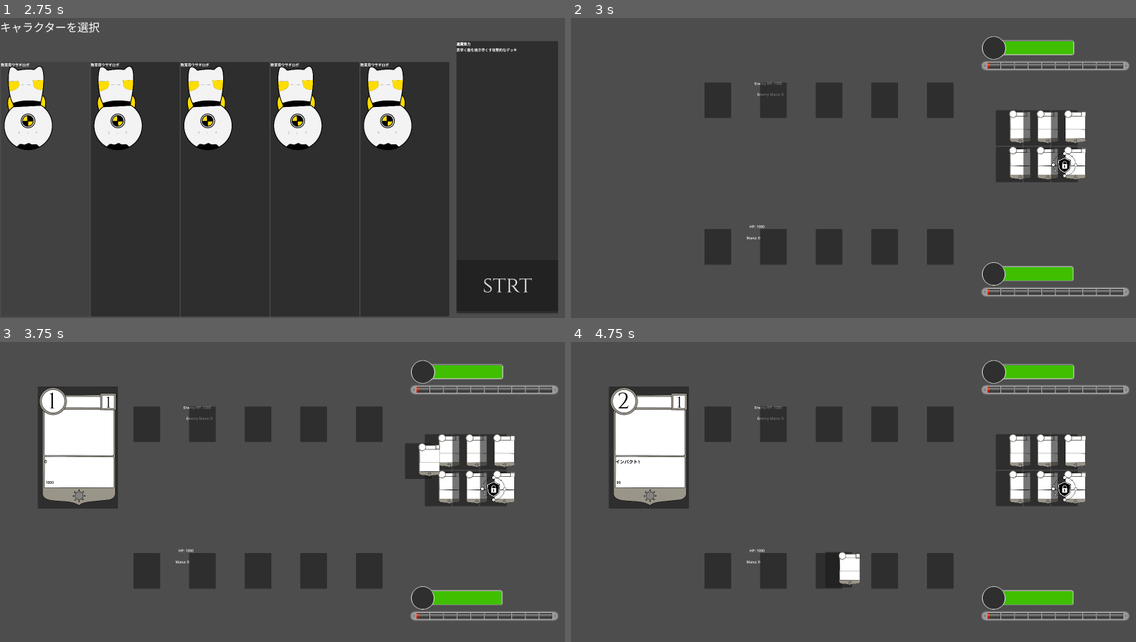
Above: before the commit, frames 1-4 (two rows, left to right).
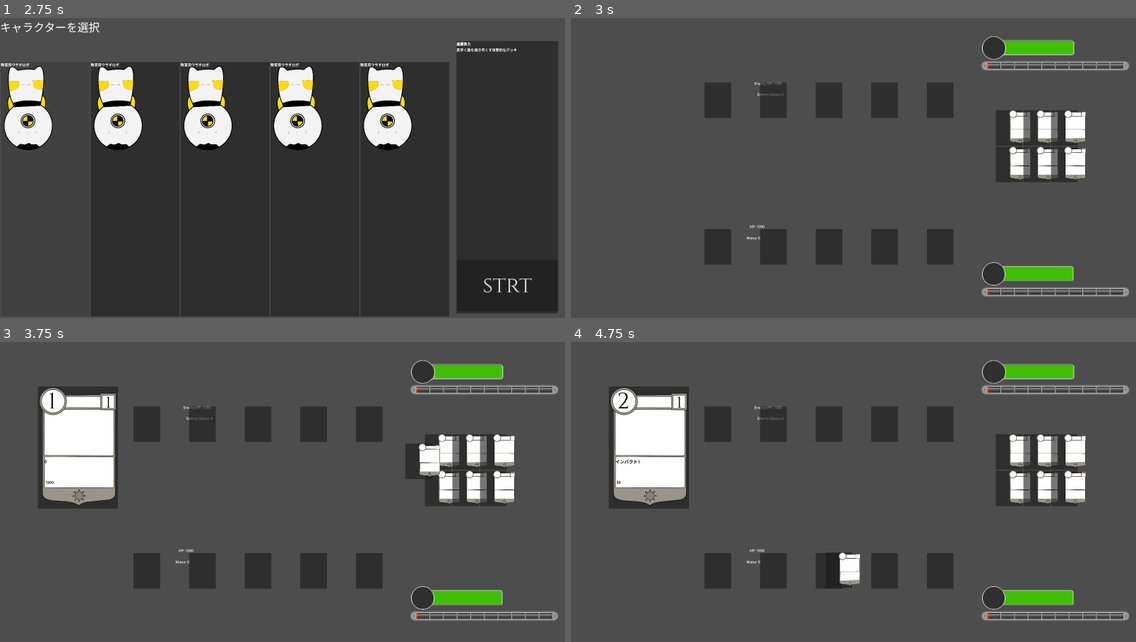
Above: after the commit, the same moments.

Repository: atushikuba0330-star/timesatou-ryou-
Game: Godot game, scene res://menu.tscn
The game is run twice, just before and just after one commit, with the same random seed, the same clock (stepped at 60 frames per second) and the same inputs.
Inputs (mouse positions are in pixels of both pictures, inside the frame that each line leads up to):
- Up to frame 1 (2.75 s): click "ストーリーモード" at 0.5 s; click "エンドレスモード" at 1.25 s; click "教育用ウサギロボ" at 2 s
- Up to frame 2 (3 s): click "strt" at 2.75 s
- Up to frame 3 (3.75 s): tap Enter at 3.5 s; drag from (440, 453) to (339, 426) at 3.52 s
- Up to frame 4 (4.75 s): drag from (1034, 453) to (825, 552) at 4.27 s

Frame 1 is identical in both runs. In frame 2, 0.1% of the frame differs, in the area x 85-90%, y 44-54%; in frame 3, 0.2%; in frame 4, 0.2%, in the area x 47-90%, y 44-82%.

Commit message:
gennzaimadenomono

Diff:
--- a/battle_manager.gd
+++ b/battle_manager.gd
@@ -20,10 +20,11 @@
 		else:
 			CombatResolver.resolve_vs_chanting(self, slot)
 			processed.append(slot)
+			processed.append(enemy)
 
-func finish_card_with_ability(slot):
+func finish_card_with_ability(slot, count_as_win: bool = true):
 	if slot.card:
-		if slot.card.data.element == "火" and slot.is_player:
+		if count_as_win and slot.card.data.element == "火" and slot.is_player:
 			GameData.fire_win_count += 1
 			if GameData.fire_win_count >= 5:
 				GameData.ultimate_unlocked = true
--- a/card/darkEX.tres
+++ b/card/darkEX.tres
@@ -1,6 +1,7 @@
 [gd_resource type="Resource" script_class="CardData" format=3 uid="uid://c6tmj6j0sjybw"]
 
 [ext_resource type="Texture2D" uid="uid://cw74h7vcifj8y" path="res://irasto/ka-do4.png" id="1_vxs2q"]
+[ext_resource type="Texture2D" uid="uid://ctf57vm5kuye0" path="res://irasto/Normal/Ma1a-line-normal/ma1a-purple.png" id="2_1wonp"]
 [ext_resource type="Script" uid="uid://due4uh7gypc27" path="res://script/card_data.gd" id="2_4iayl"]
 
 [resource]
@@ -10,4 +11,5 @@
 cast_time = 1
 ability_value = 10
 is_ultimate = true
+magic_circles = Array[Texture2D]([ExtResource("2_1wonp")])
 icon = ExtResource("1_vxs2q")
--- a/card/fire2.tres
+++ b/card/fire2.tres
@@ -12,6 +12,7 @@
 cast_time = 1
 ability = "インパクト"
 ability_value = 1
+projectile_icon = ExtResource("2_foyme")
 magic_circles = Array[Texture2D]([ExtResource("2_foyme")])
 magic_positions = Array[Vector2]([Vector2(60, 80)])
 icon = ExtResource("1_1ds2u")
--- a/card/fireEX.tres
+++ b/card/fireEX.tres
@@ -2,6 +2,7 @@
 
 [ext_resource type="Texture2D" uid="uid://cw74h7vcifj8y" path="res://irasto/ka-do4.png" id="1_oyfka"]
 [ext_resource type="Script" uid="uid://due4uh7gypc27" path="res://script/card_data.gd" id="2_m66kr"]
+[ext_resource type="Texture2D" uid="uid://bb1um6alfv07w" path="res://irasto/Normal/Ma1a-line-normal/ma1a-red.png" id="2_uwrfj"]
 
 [resource]
 script = ExtResource("2_m66kr")
@@ -11,4 +12,5 @@
 ability = "インパクト"
 ability_value = 5
 is_ultimate = true
+magic_circles = Array[Texture2D]([ExtResource("2_uwrfj")])
 icon = ExtResource("1_oyfka")
--- a/card/hollyEX.tres
+++ b/card/hollyEX.tres
@@ -1,6 +1,7 @@
 [gd_resource type="Resource" script_class="CardData" format=3 uid="uid://bvxtr5t5k6oop"]
 
 [ext_resource type="Texture2D" uid="uid://cw74h7vcifj8y" path="res://irasto/ka-do4.png" id="1_a8mbk"]
+[ext_resource type="Texture2D" uid="uid://dfb6eg3ohv2yo" path="res://irasto/Normal/Ma1a-line-normal/ma1a-yellow.png" id="2_64ua5"]
 [ext_resource type="Script" uid="uid://due4uh7gypc27" path="res://script/card_data.gd" id="2_i7yv3"]
 
 [resource]
@@ -9,4 +10,5 @@
 power = 500
 cast_time = 1
 is_ultimate = true
+magic_circles = Array[Texture2D]([ExtResource("2_64ua5")])
 icon = ExtResource("1_a8mbk")
--- a/card/thunderEX.tres
+++ b/card/thunderEX.tres
@@ -1,6 +1,7 @@
 [gd_resource type="Resource" script_class="CardData" format=3 uid="uid://bgtfiwhmn46n0"]
 
 [ext_resource type="Texture2D" uid="uid://cw74h7vcifj8y" path="res://irasto/ka-do4.png" id="1_j1o3a"]
+[ext_resource type="Texture2D" uid="uid://ddhljlfainhbv" path="res://irasto/Normal/Ma1a-line-normal/ma1a-green.png" id="2_1lw2h"]
 [ext_resource type="Script" uid="uid://due4uh7gypc27" path="res://script/card_data.gd" id="2_xnnye"]
 
 [resource]
@@ -11,4 +12,5 @@
 ability = "スパーク"
 ability_value = 4
 is_ultimate = true
+magic_circles = Array[Texture2D]([ExtResource("2_1lw2h")])
 icon = ExtResource("1_j1o3a")
--- a/card/waterEX.tres
+++ b/card/waterEX.tres
@@ -1,6 +1,7 @@
 [gd_resource type="Resource" script_class="CardData" format=3 uid="uid://brkov6klwb0lx"]
 
 [ext_resource type="Texture2D" uid="uid://cw74h7vcifj8y" path="res://irasto/ka-do4.png" id="1_i0e3l"]
+[ext_resource type="Texture2D" uid="uid://bwlyuthq4dqmk" path="res://irasto/Normal/Ma1a-line-normal/ma1a-skyblue.png" id="2_dadxt"]
 [ext_resource type="Script" uid="uid://due4uh7gypc27" path="res://script/card_data.gd" id="2_riv63"]
 
 [resource]
@@ -11,4 +12,5 @@
 ability = "ミラージュ"
 ability_value = 4
 is_ultimate = true
+magic_circles = Array[Texture2D]([ExtResource("2_dadxt")])
 icon = ExtResource("1_i0e3l")
--- a/combat_resolver.gd
+++ b/combat_resolver.gd
@@ -8,23 +8,28 @@
 static func resolve_pair(battle_manager, a, b) -> void:
 	if a.card == null or b.card == null:
 		return
-
 	var power_a = a.card.get_current_power()
 	var power_b = b.card.get_current_power()
 	var diff = power_a - power_b
 	var tree = battle_manager.get_tree()
 
 	if diff > 0:
-		tree.current_scene.damage_enemy(diff)
+		if a.is_player:
+			tree.current_scene.damage_enemy(diff)
+		else:
+			tree.current_scene.damage_player(diff)
 		b.destroy_card()
 		battle_manager.finish_card_with_ability(a)
 	elif diff < 0:
-		tree.current_scene.damage_player(-diff)
+		if b.is_player:
+			tree.current_scene.damage_enemy(-diff)
+		else:
+			tree.current_scene.damage_player(-diff)
 		a.destroy_card()
 		battle_manager.finish_card_with_ability(b)
 	else:
-		a.destroy_card()
-		b.destroy_card()
+		battle_manager.finish_card_with_ability(a, false)
+		battle_manager.finish_card_with_ability(b, false)
 
 static func resolve_vs_chanting(battle_manager, slot) -> void:
 	var tree = battle_manager.get_tree()
@@ -34,7 +39,7 @@
 	if enemy.shield_value > 0:
 		var diff = max(power, 0)
 		var cut = int(diff * (enemy.shield_value * 0.1))
-		diff = diff - cut
+		diff = max(diff - cut,0)
 		print("シールド発動 残りダメージ:", diff)
 
 		if not slot.is_player:  # プレイヤーのシールドが発動した場合
--- a/project.godot
+++ b/project.godot
@@ -23,6 +23,7 @@
 
 window/size/viewport_width=2540
 window/size/viewport_height=1350
+window/stretch/mode="viewport"
 
 [physics]
 
--- /dev/null
+++ b/script/battle_effects.gd
@@ -0,0 +1,209 @@
+class_name BattleEffects
+extends RefCounted
+
+# 詠唱が完了した瞬間に、飛び道具(projectile.tscn)を1つ画面に出して、
+# 発射位置(from_position)から着地位置(to_position)へ飛ばすための関数。
+
+static func spawn_projectile(tree, texture: Texture2D, from_position: Vector2, to_position: Vector2) -> void:
+	var projectile_scene = preload("res://projectile.tscn")
+	var projectile = projectile_scene.instantiate()
+	tree.current_scene.add_child(projectile)
+	projectile.global_position = from_position
+	if texture:
+		projectile.get_node("TextureRect").texture = texture
+	projectile.fly_to(to_position)
+
+# 全スロットの詠唱チェックが終わったあとに呼ばれる。
+# 「自分と相手が両方同時に詠唱完了したか」を見て、
+# 揃っていれば中間地点でぶつけ、揃っていなければ相手のスロットへ1本飛ばす。
+static func fire_completed_projectiles(tree) -> void:
+	var slots = tree.get_nodes_in_group("slots")
+	var handled = []
+
+	for slot in slots:
+		if slot in handled:
+			continue
+		if not slot.just_completed:
+			continue
+
+		var enemy = slot.enemy_slot
+
+		if enemy.just_completed:
+			# 同時発動：中間地点でぶつける
+			var midpoint = (slot.global_position + enemy.global_position) / 2
+			spawn_projectile(tree, slot.card.data.projectile_icon, slot.global_position, midpoint)
+			spawn_projectile(tree, enemy.card.data.projectile_icon, enemy.global_position, midpoint)
+			handled.append(slot)
+			handled.append(enemy)
+		else:
+			# 片方だけ：相手のスロットへ
+			spawn_projectile(tree, slot.card.data.projectile_icon, slot.global_position, enemy.global_position)
+			handled.append(slot)
+
+	# 次の周期のために印をリセットする
+	for slot in slots:
+		slot.just_completed = false
+
+# 必殺技専用の演出。属性ごとに違うパターンで魔法陣を配置し、
+# それぞれの場所から相手のスロットへ同時に発射する。
+# slot = 発動した本人のスロット、enemy = 相手のスロット。
+static func fire_ultimate_burst(tree, card, slot, enemy) -> void:
+	var element = card.data.element
+	var points = _get_ultimate_points(element, slot, enemy)
+	var target_scale = _get_ultimate_scale(element)
+	var textures = card.data.magic_circles
+
+	var stagger_interval = 0.12  # 出現の間隔
+	var common_hold_after_last = 1.0  # 全部出そろってから消えるまでの時間
+	var count = points.size()
+
+	for i in range(count):
+		var pos = points[i]
+		var texture = null
+		if textures.size() > 0:
+			texture = textures[i % textures.size()]  # 画像の数より点が多い場合は使い回す
+
+		# 全部が同時に消えるように、後から出てくるものほど表示時間を短くして帳尻を合わせる
+		var hold_time = (count - 1 - i) * stagger_interval + common_hold_after_last
+
+		_spawn_burst_circle(tree, texture, pos, target_scale, hold_time)
+		spawn_projectile(tree, card.data.projectile_icon, pos, enemy.global_position)
+
+		# 次の魔法陣を出すまで少し間を空ける(全部同時に出さず、次々と出現させる)
+		await tree.create_timer(stagger_interval).timeout
+
+# 1箇所に魔法陣を出現させて、hold_time秒間回転しながら表示されたあと消える
+static func _spawn_burst_circle(tree, texture: Texture2D, pos: Vector2, target_scale: Vector2, hold_time: float) -> void:
+	if texture == null:
+		return
+	var sprite = Sprite2D.new()
+	sprite.texture = texture
+	sprite.z_as_relative = false
+	sprite.z_index = 100
+	tree.current_scene.add_child(sprite)
+	sprite.global_position = pos
+	sprite.scale = Vector2(0.05, 0.05)
+
+	var scale_up_time = 0.3
+
+	# 拡大 → hold_time待つ → 消える
+	var tween = sprite.create_tween()
+	tween.tween_property(sprite, "scale", target_scale, scale_up_time)
+	tween.tween_interval(hold_time)
+	tween.tween_callback(sprite.queue_free)
+
+	# 表示されている間、ずっと回転させ続ける(別のtweenで並行に動かす)
+	var rotate_tween = sprite.create_tween()
+	rotate_tween.set_trans(Tween.TRANS_LINEAR)
+	rotate_tween.tween_property(sprite, "rotation", TAU * 3, scale_up_time + hold_time)
+
+# 属性ごとの魔法陣の大きさ
+static func _get_ultimate_scale(element: String) -> Vector2:
+	match element:
+		"火":
+			return Vector2(0.3, 0.3)
+		"水":
+			return Vector2(0.12, 0.12)
+		"雷":
+			return Vector2(0.28, 0.28)
+		"光":
+			return Vector2(0.5, 0.5)
+		"闇":
+			return Vector2(0.45, 0.45)
+	return Vector2(0.3, 0.3)
+
+# 属性ごとの出現位置パターン
+static func _get_ultimate_points(element: String, slot, enemy) -> Array:
+	match element:
+		"火":
+			# 自分側の5スロット、それぞれの真上に1つずつ
+			return _own_side_slot_positions(slot)
+		"水":
+			# 相手側の列全体を、下向きに垂れ下がる弧で囲むように小さいものを大量に
+			return _water_points(slot)
+		"雷":
+			# 相手のスロット周辺に中型のものを3箇所
+			return [
+				enemy.global_position + Vector2(-150, -80),
+				enemy.global_position + Vector2(150, -80),
+				enemy.global_position + Vector2(0, 120),
+			]
+		"光":
+			# 相手のスロットに大型のものを展開
+			return [
+				enemy.global_position + Vector2(-100, 0),
+				enemy.global_position + Vector2(100, 0),
+			]
+		"闇":
+			# 自分の側から大きな斜め一列
+			return _line_points(slot.global_position, 5, 150, Vector2(1, 1).normalized())
+	return [slot.global_position]
+
+# 発動したスロットと同じ側(is_playerが同じ)の全スロットの位置を、
+# slot_index順に並べて返す(火で使用)
+static func _own_side_slot_positions(slot) -> Array:
+	var all_slots = slot.get_tree().get_nodes_in_group("slots")
+	var same_side = all_slots.filter(func(s): return s.is_player == slot.is_player)
+	same_side.sort_custom(func(a, b): return a.slot_index < b.slot_index)
+
+	var positions = []
+	for s in same_side:
+		positions.append(s.global_position)
+	return positions
+
+# 中心位置から、指定した方向に沿って等間隔にcount個の点を並べる(闇で使用)
+static func _line_points(center: Vector2, count: int, spacing: float, direction: Vector2) -> Array:
+	var points = []
+	var start_offset = -(count - 1) / 2.0
+	for i in range(count):
+		points.append(center + direction * (start_offset + i) * spacing)
+	return points
+
+# 発動したスロットの「相手側」の全スロットの位置を、slot_index順に並べて返す
+static func _opposite_side_slot_positions(slot) -> Array:
+	var all_slots = slot.get_tree().get_nodes_in_group("slots")
+	var opposite_side = all_slots.filter(func(s): return s.is_player != slot.is_player)
+	opposite_side.sort_custom(func(a, b): return a.slot_index < b.slot_index)
+
+	var positions = []
+	for s in opposite_side:
+		positions.append(s.global_position)
+	return positions
+
+# 相手側の列の左端〜右端の間に、浅い弧(外側)と深い弧(内側)を
+# 互い違いにずらして重ねる(水で使用)
+static func _water_points(slot) -> Array:
+	var opponent_row = _opposite_side_slot_positions(slot)
+	if opponent_row.size() == 0:
+		return []
+
+	var left = opponent_row[0].x
+	var right = opponent_row[opponent_row.size() - 1].x
+	var base_y = opponent_row[0].y
+
+	# 自分側の列のY座標との間を、弧が垂れ下がる範囲にする
+	var own_row = _own_side_slot_positions(slot)
+	var own_y = base_y
+	if own_row.size() > 0:
+		own_y = own_row[0].y
+	var gap = own_y - base_y
+
+	var points = []
+
+	# 外側の弧：浅め(敵側に近い)。7箇所
+	var outer_count = 7
+	for i in range(outer_count):
+		var t = float(i) / float(outer_count - 1)
+		var x = lerp(left, right, t)
+		var y = base_y + gap * 0.35 * sin(PI * t)
+		points.append(Vector2(x, y))
+
+	# 内側の弧：深め(自分側に近い)。外側の隙間を埋めるように半分ずらす。6箇所
+	var inner_count = outer_count - 1
+	for i in range(inner_count):
+		var t = (float(i) + 0.5) / float(outer_count - 1)
+		var x = lerp(left, right, t)
+		var y = base_y + gap * 0.65 * sin(PI * t)
+		points.append(Vector2(x, y))
+
+	return points
--- a/script/card_node.gd
+++ b/script/card_node.gd
@@ -13,7 +13,10 @@
 
 func _gui_input(event):
 	if locked:
-		return  # ロック中はドラッグできない
+		return
+	var parent = get_parent()
+	if parent.is_in_group("slots"):
+		return
 	if event is InputEventMouseButton and event.pressed:
 		var copy = duplicate()
 		get_tree().root.add_child(copy)
--- a/script/main.gd
+++ b/script/main.gd
@@ -16,6 +16,7 @@
 
 func _ready():
 	GameData.reset_battle()
+	GameData.ultimate_unlocked = true
 	if GameData.player_deck.is_empty():
 		GameData.set_starter_deck(GameData.selected_element)
 
--- a/script/mana_manager.gd
+++ b/script/mana_manager.gd
@@ -20,4 +20,5 @@
 				get_tree().current_scene.damage_player(relic.value)
 
 		get_tree().call_group("slots", "progress_turn")
+		BattleEffects.fire_completed_projectiles(get_tree())
 		get_node("/root/Main/BattleManager").resolve_turn()
--- a/script/slot.gd
+++ b/script/slot.gd
@@ -9,6 +9,7 @@
 var card = null
 var slot_index: int = 0
 var shield_value: int = 0
+var just_completed: bool = false
 enum State { EMPTY, CHANTING, COMPLETE, READY_TO_BATTLE }
 var state = State.EMPTY
 
@@ -115,6 +116,10 @@
 		if card.chant_progress >= card.actual_cast_time:
 			state = State.COMPLETE
 			print("詠唱完了:", name)
+			if card.data.is_ultimate:
+				BattleEffects.fire_ultimate_burst(get_tree(), card, self, enemy_slot)
+			else:
+				just_completed = true
 
 			# 賢者の指輪
 			if is_player:
Binary file added: irasto/闇きゃら.png
Not shown, added: irasto/闇きゃら.png.import
Not shown, added: script/battle_effects.gd.uid
Not shown, added: docs/combat_spec.md
Not shown, added: docs/game_spec.docx
Not shown, added: docs/task_list.md
